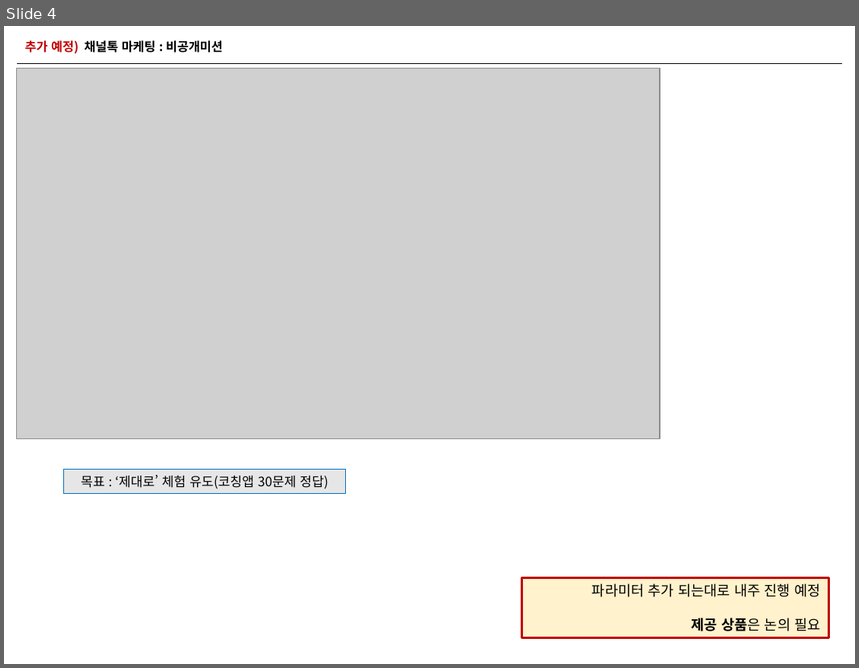
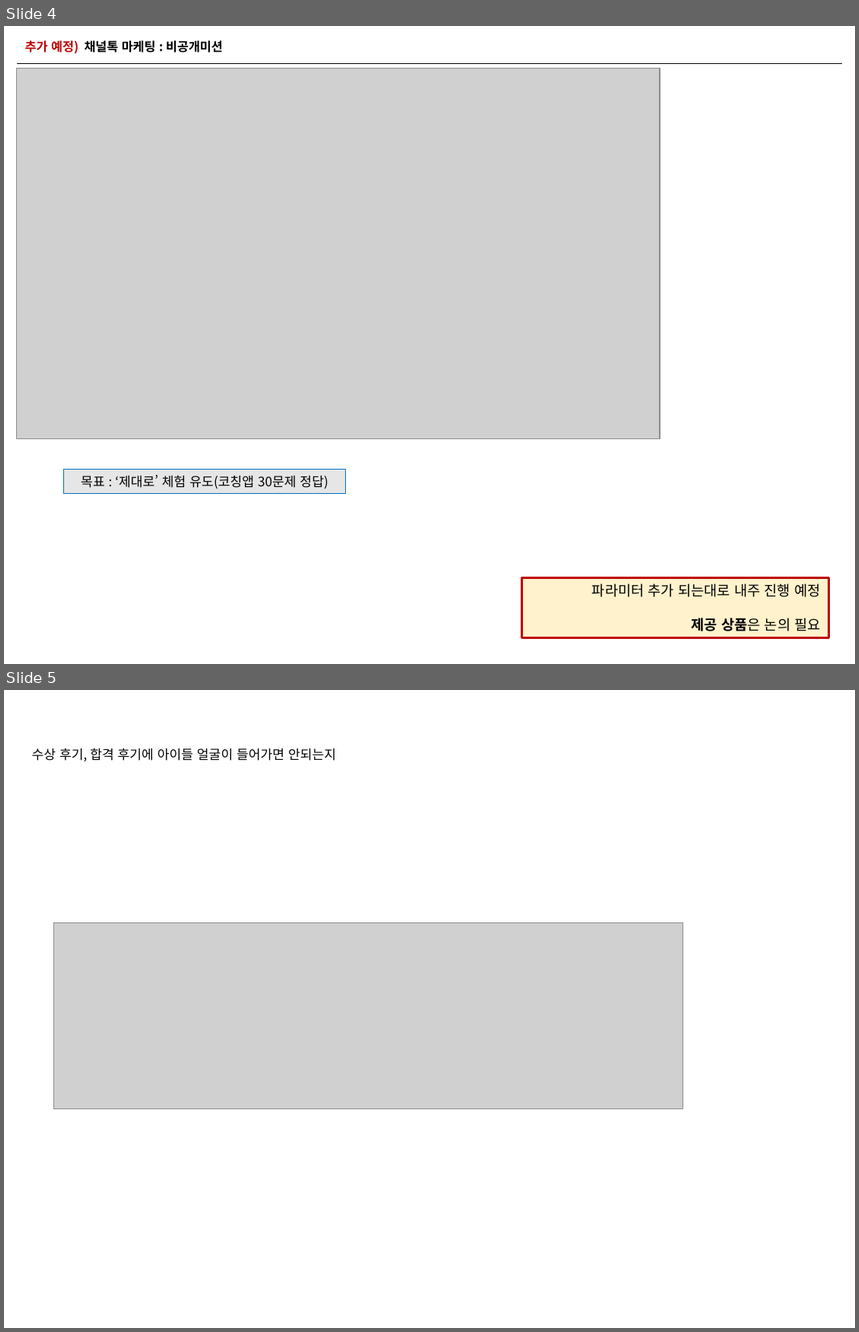
Before and after one commit to naxvinci/marketing, a slide deck: 업무보고0108.pptx. Shown one above the other, each under a label of ours: slide 4 before the commit, slides 4 and 5 after it. The pictures are 859x668 and 859x1332 pixels, drawn with LibreOffice and Linux fonts; fonts in the diff are those of the drawing; grey boxes stand for pictures. Boxes give left, top, right and bottom in pixels: in the first picture for what was removed or moved away, otherwise in the second. Text is boxed around its words. In the diff, an @@ line names an element or a change of style, - is before the commit and + after.

```diff
--- a/업무보고0108.pptx
+++ b/업무보고0108.pptx
@@ slide 5 added at box(4, 690, 855, 1328), background #FFFFFF @@
@@ text added at box(32, 748, 336, 761), 11 pt, text #000000 @@
+수상 후기, 합격 후기에 아이들 얼굴이 들어가면 안되는지
@@ picture added at box(53, 923, 683, 1110) @@
```
Also in this commit, not shown: 1 other slide added, 11 other files.
